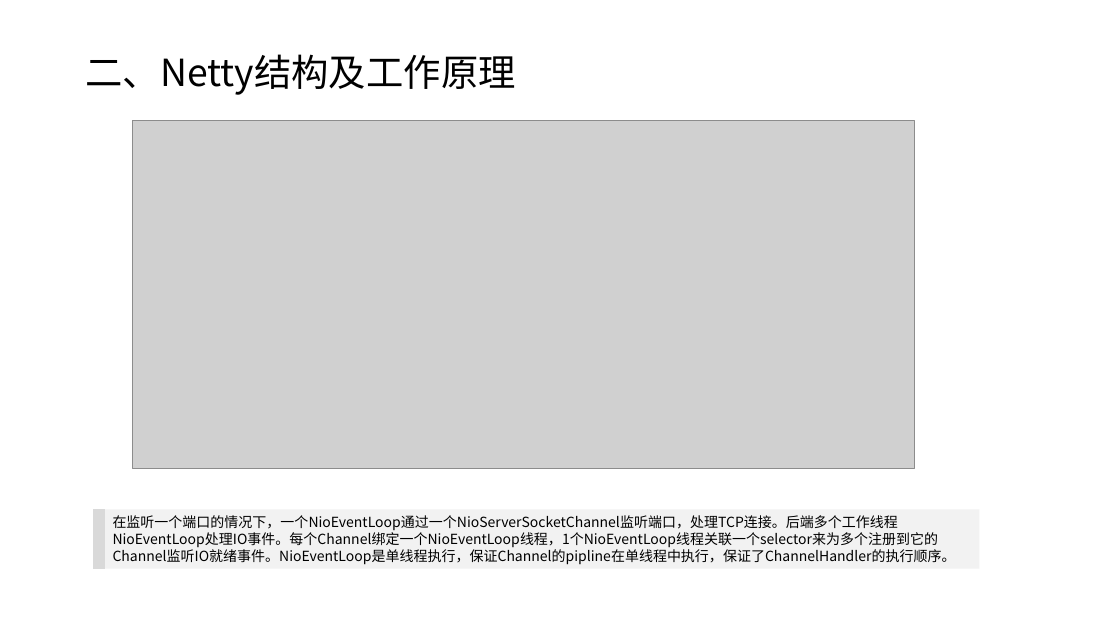
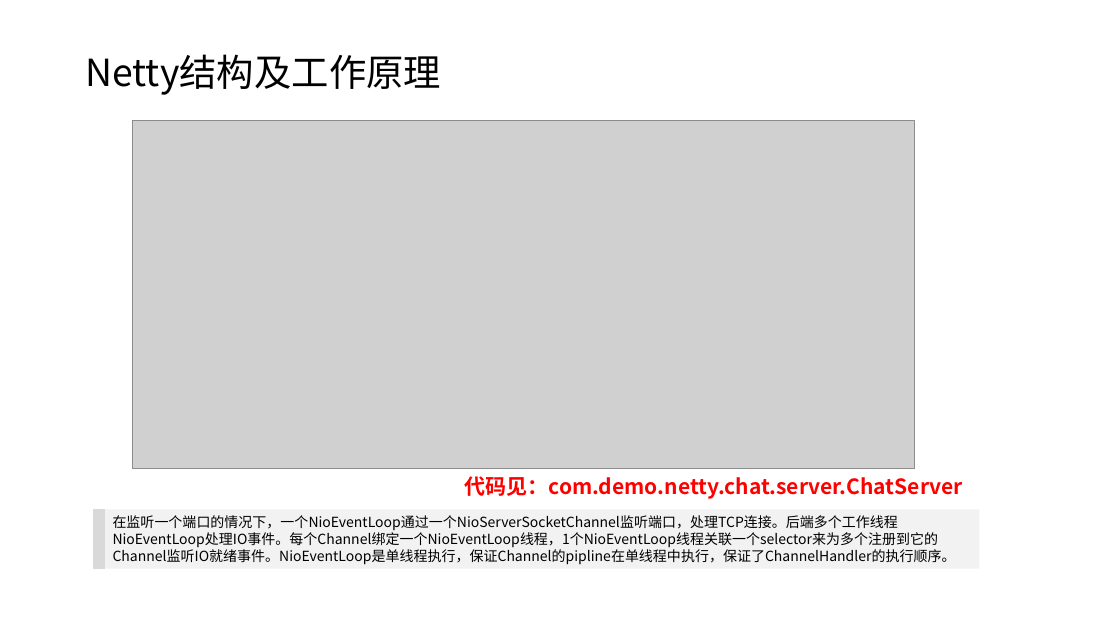
Before and after one commit to taomee517/netty-notes, a slide deck: slide 13 of Netty分享.pptx (slide 4 before the commit). Drawn at 1120x630 pixels with LibreOffice and Linux fonts; fonts in the diff are those of the drawing; grey boxes stand for pictures. Boxes give left, top, right and bottom in pixels: in the first picture for what was removed or moved away, otherwise in the second. Text is boxed around its words. In the diff, an @@ line names an element or a change of style, - is before the commit and + after.

```diff
--- a/Netty分享.pptx
+++ b/Netty分享.pptx
@@ title at [85, 54, 441, 95]: text changed @@
-二、Netty结构及工作原理
+Netty结构及工作原理
@@ text added at [465, 476, 963, 499], 18 pt, text #FF0000, bold @@
+代码见：com.demo.netty.chat.server.ChatServer
```
Also in this commit, not shown: 5 other slides changed, 35 slides added, 6 slides removed.
